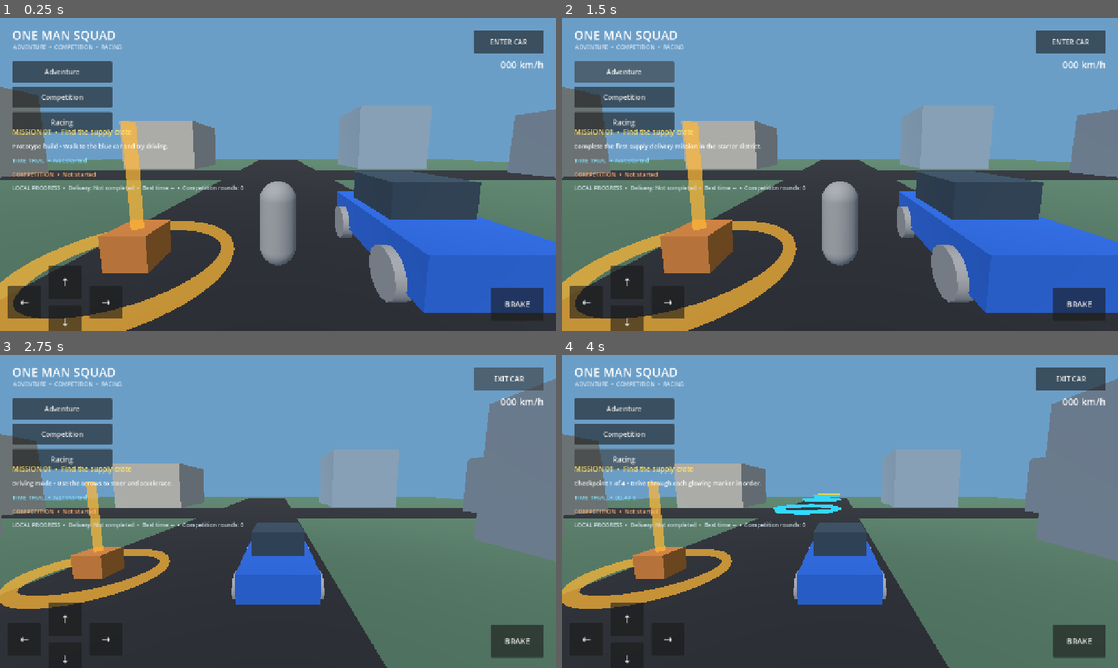
Above: before the commit, frames 1-4 (two rows, left to right).
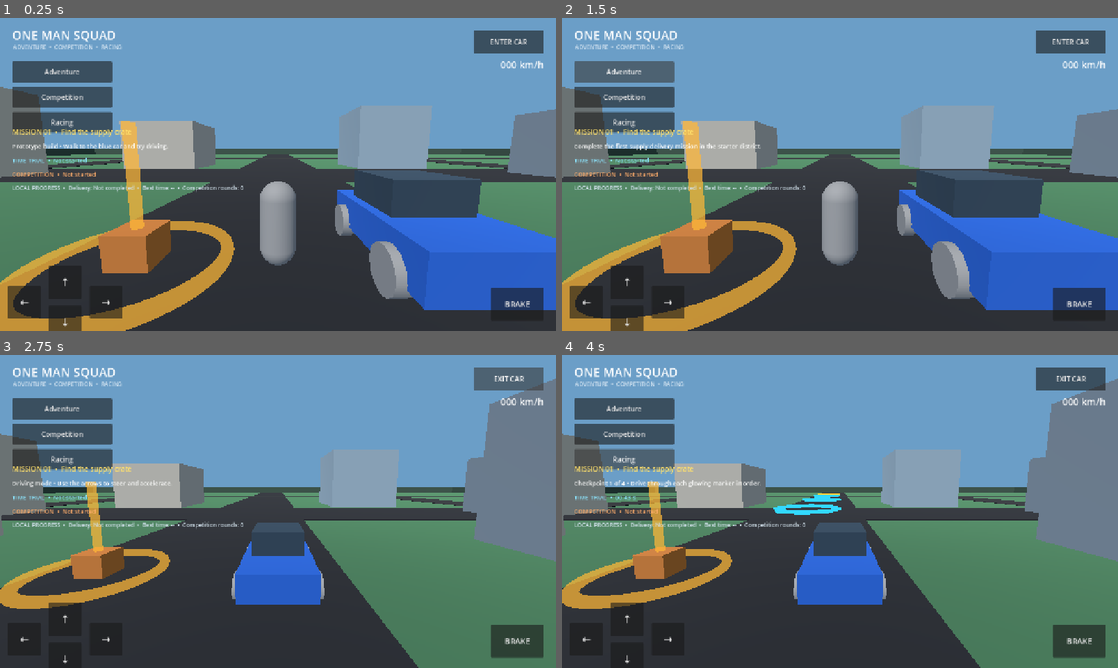
Above: after the commit, the same moments.

Repository: newgenerationnetwork617-ops/one-man-squad
Game: Godot game, scene res://scenes/main.tscn
Two runs of this game, one before a commit and one after it. Both use one fixed random seed, a clock stepped at 60 frames per second and the inputs below.
Inputs:
- Up to frame 1 (0.25 s): no input
- Up to frame 2 (1.5 s): click "Adventure" at 0.5 s; click "Adventure" at 1.25 s
- Up to frame 3 (2.75 s): click "ENTER CAR" at 2 s
- Up to frame 4 (4 s): click "Competition" at 2.75 s; click "Racing" at 3.5 s

The runs differ from the first frame. In frame 1, 4.4% of the frame differs, in the area x 0-100%, y 29-100%; in frame 2, 4.4%; in frame 3, 4.1%; in frame 4, 4.0%.

Commit message:
fix: expand starter world and recover fallen player and vehicle

Diff:
--- a/scripts/main.gd
+++ b/scripts/main.gd
@@ -29,6 +29,9 @@
 var best_time_trial := 0.0
 var completed_competition_rounds := 0
 var records_label: Label
+const PLAYER_SPAWN := Vector3(0.0, 0.15, 8.0)
+const VEHICLE_SPAWN := Vector3(2.8, 0.15, 8.0)
+const WORLD_LIMIT := 96.0
 
 func _ready() -> void:
 	_load_progress()
@@ -40,6 +43,7 @@
 	_build_interface()
 
 func _process(delta: float) -> void:
+	_recover_if_out_of_bounds()
 	if is_instance_valid(vehicle) and is_instance_valid(speed_label):
 		speed_label.text = "%03d km/h" % int(absf(float(vehicle.get("current_speed"))) * 3.6)
 	if race_active:
@@ -104,9 +108,16 @@
 		body.add_child(collision)
 
 func _build_test_district() -> void:
-	_add_box(self, "Ground", Vector3(0, -0.25, 0), Vector3(90, 0.5, 90), Color(0.27, 0.39, 0.31), true)
-	_add_box(self, "MainRoad", Vector3(0, 0.015, 0), Vector3(9, 0.04, 78), Color(0.12, 0.13, 0.15))
-	_add_box(self, "CrossRoad", Vector3(0, 0.025, -8), Vector3(78, 0.04, 8), Color(0.12, 0.13, 0.15))
+	_add_box(self, "Ground", Vector3(0, -0.25, 0), Vector3(200, 0.5, 200), Color(0.24, 0.42, 0.29), true)
+	_add_box(self, "MainRoad", Vector3(0, 0.015, 0), Vector3(10, 0.04, 190), Color(0.12, 0.13, 0.15))
+	_add_box(self, "CrossRoad", Vector3(0, 0.025, -8), Vector3(190, 0.04, 10), Color(0.12, 0.13, 0.15))
+	_add_box(self, "EastRoad", Vector3(34, 0.02, 20), Vector3(8, 0.04, 150), Color(0.14, 0.15, 0.16))
+	_add_box(self, "WestRoad", Vector3(-34, 0.02, 20), Vector3(8, 0.04, 150), Color(0.14, 0.15, 0.16))
+	_add_box(self, "NorthRoad", Vector3(0, 0.02, -48), Vector3(150, 0.04, 8), Color(0.14, 0.15, 0.16))
+	_add_box(self, "SouthRoad", Vector3(0, 0.02, 48), Vector3(150, 0.04, 8), Color(0.14, 0.15, 0.16))
+	for edge in [-99.0, 99.0]:
+		_add_box(self, "BoundaryA_%s" % str(edge), Vector3(0, 1.5, edge), Vector3(200, 3, 1), Color(0.22, 0.3, 0.25), true)
+		_add_box(self, "BoundaryB_%s" % str(edge), Vector3(edge, 1.5, 0), Vector3(1, 3, 200), Color(0.22, 0.3, 0.25), true)
 
 	var building_colors: Array[Color] = [
 		Color(0.68, 0.66, 0.61), Color(0.53, 0.61, 0.66),
@@ -125,14 +136,28 @@
 
 func _spawn_player() -> void:
 	player = PLAYER_SCENE.instantiate() as CharacterBody3D
-	player.position = Vector3(0, 0.1, 8)
+	player.position = PLAYER_SPAWN
 	add_child(player)
 
 func _spawn_vehicle() -> void:
 	vehicle = CAR_SCENE.instantiate() as CharacterBody3D
-	vehicle.position = Vector3(2.8, 0.1, 8)
+	vehicle.position = VEHICLE_SPAWN
 	add_child(vehicle)
 	vehicle.set_physics_process(false)
+
+func _recover_if_out_of_bounds() -> void:
+	if is_instance_valid(player) and (player.global_position.y < -3.0 or absf(player.global_position.x) > WORLD_LIMIT or absf(player.global_position.z) > WORLD_LIMIT):
+		player.global_position = PLAYER_SPAWN
+		player.velocity = Vector3.ZERO
+		player.reset_camera()
+		status_label.text = "Returned to the safe starting area."
+	if is_instance_valid(vehicle) and (vehicle.global_position.y < -3.0 or absf(vehicle.global_position.x) > WORLD_LIMIT or absf(vehicle.global_position.z) > WORLD_LIMIT):
+		vehicle.global_position = VEHICLE_SPAWN
+		vehicle.rotation = Vector3.ZERO
+		vehicle.velocity = Vector3.ZERO
+		vehicle.current_speed = 0.0
+		vehicle.reset_camera()
+		status_label.text = "Vehicle recovered to the starting area."
 
 func _build_interface() -> void:
 	var canvas := CanvasLayer.new()
